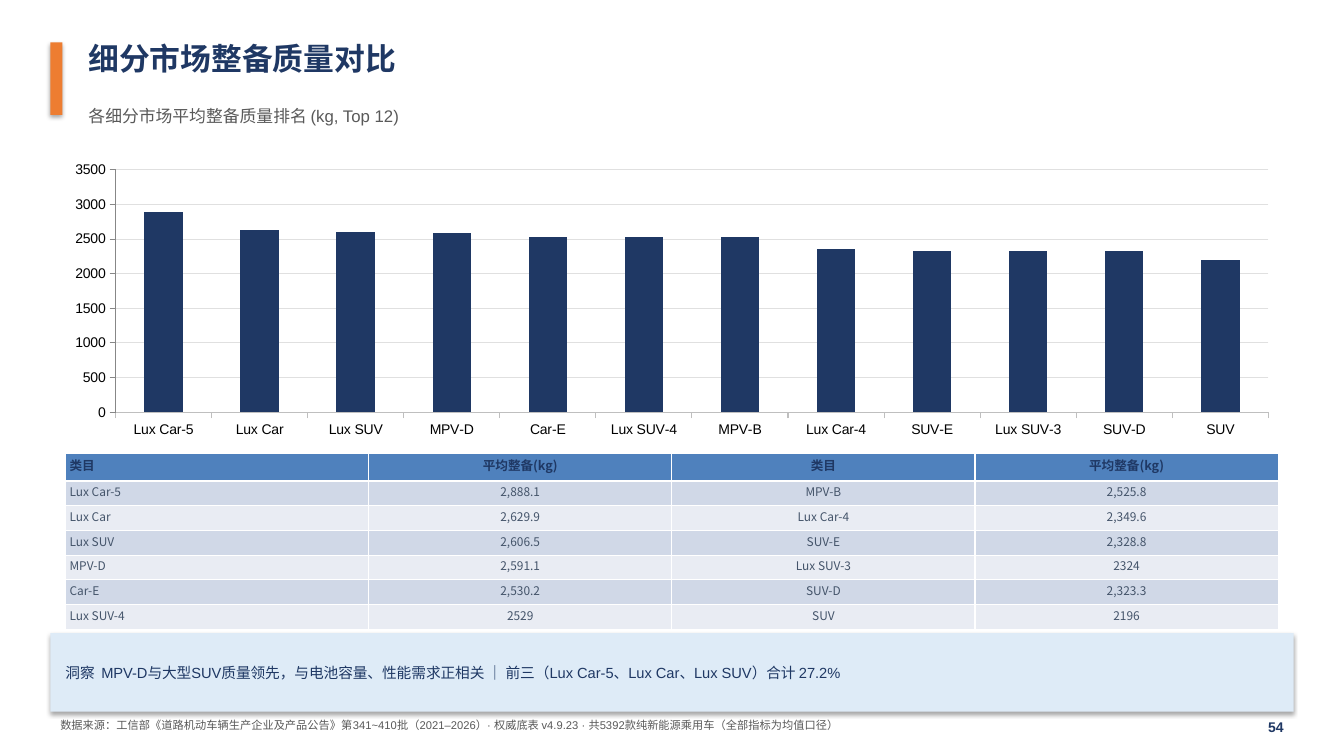
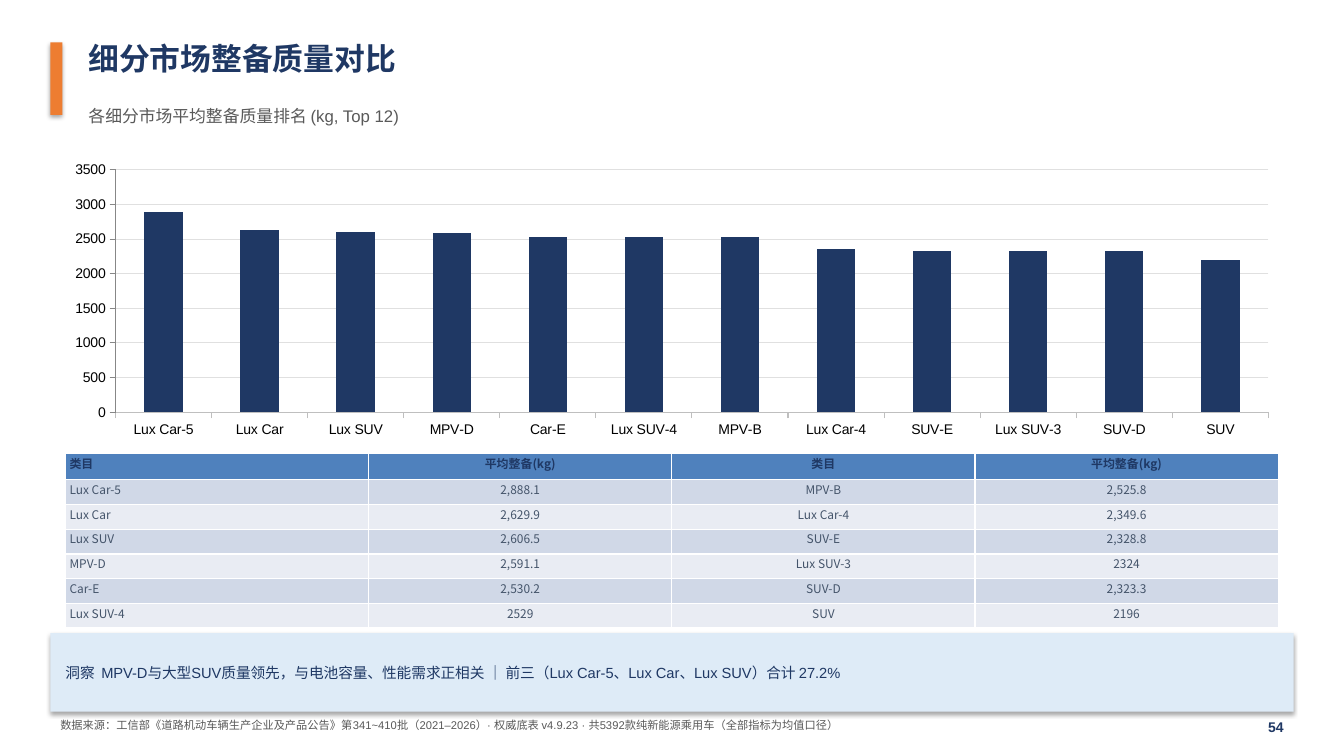
Before and after one commit to coolcat0125/TA-Analysis, a slide deck: slide 55 of NEV公告车型行业分析_演示文稿.pptx. Drawn at 1344x756 pixels with LibreOffice and Linux fonts; fonts in the diff are those of the drawing. Boxes give left, top, right and bottom in pixels: in the first picture for what was removed or moved away, otherwise in the second. Text is boxed around its words. In the diff, an @@ line names an element or a change of style, - is before the commit and + after.

```diff
--- a/NEV公告车型行业分析_演示文稿.pptx
+++ b/NEV公告车型行业分析_演示文稿.pptx
@@ table at [66,454,1279,628] @@
@@ size 9 to 8.5 pt in "类目", "平均整备(kg)", "类目", "平均整备(kg)" @@
```
Also in this commit, not shown: 43 other slides changed, 12 other files.
